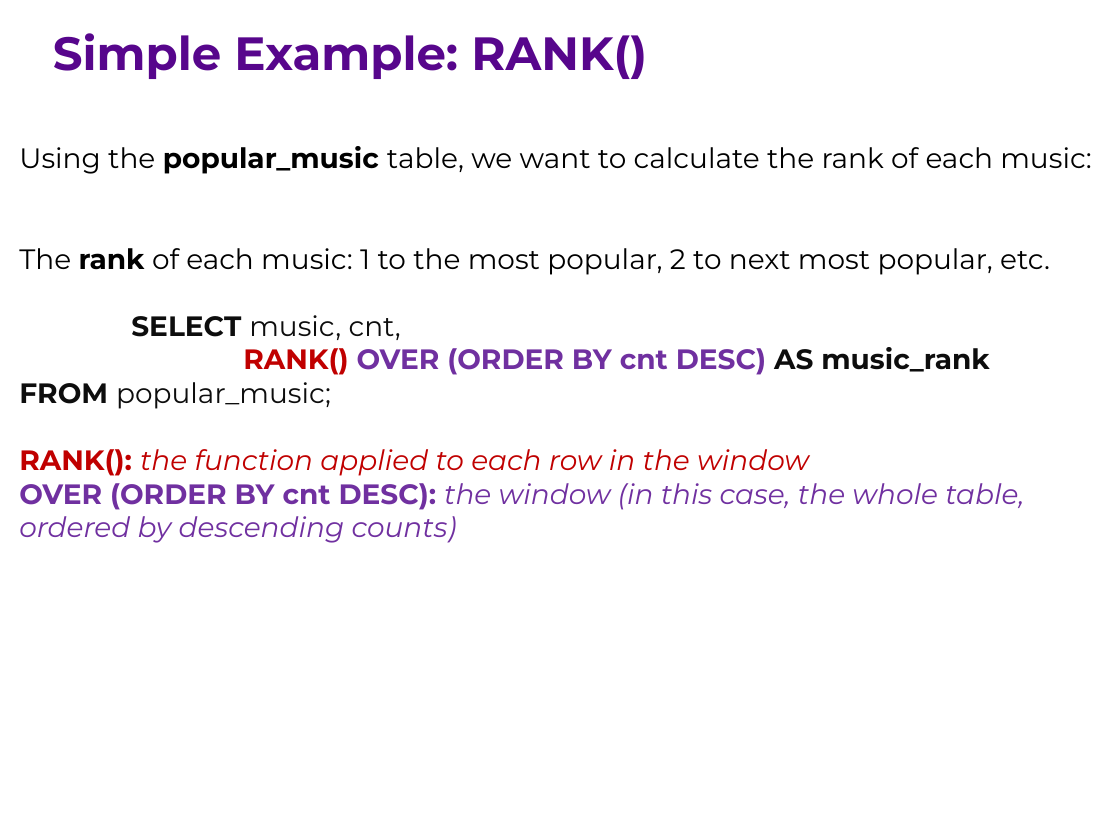
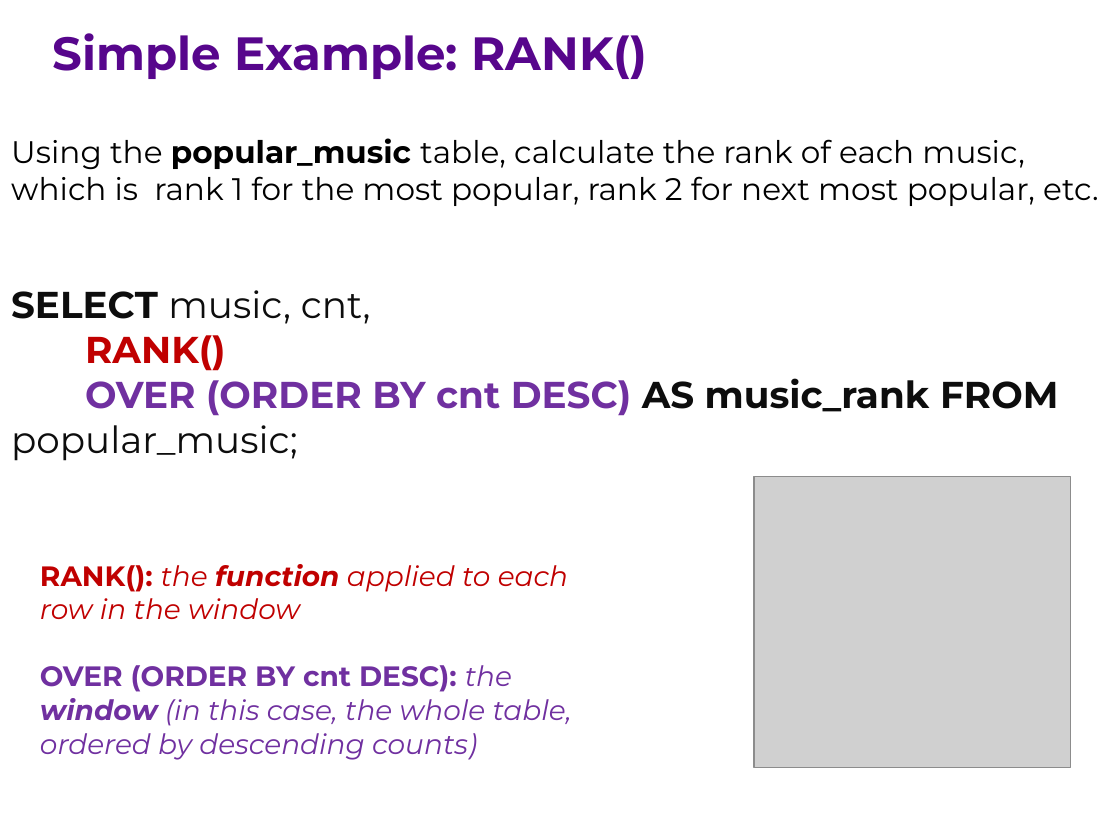
Before and after one commit to ipeirotis/introduction-to-databases, a slide deck: slide 5 of session7/G-Window_queries.pptx (slide 6 before the commit). Drawn at 1120x840 pixels with LibreOffice and Linux fonts; fonts in the diff are those of the drawing; grey boxes stand for pictures. Boxes give left, top, right and bottom in pixels: in the first picture for what was removed or moved away, otherwise in the second. Text is boxed around its words. In the diff, an @@ line names an element or a change of style, - is before the commit and + after.

```diff
--- a/session7/G-Window_queries.pptx
+++ b/session7/G-Window_queries.pptx
@@ text "Using the popular_music table, calculate ...": place and size @@
-text "Using the popular_music table, calculate ..." at [19,146,1092,543]
+text "Using the popular_music table, calculate ..." at [11,138,1099,461]
@@ text at [11,138,1099,206]: text changed; size 18 to 20 pt @@
-Using the popular_music table, we want to calculate the rank of each music:
-The rank of each music: 1 to the most popular, 2 to next most popular, etc.
+Using the popular_music table, calculate the rank of each music, which is rank 1 for the most popular, rank 2 for next most popular, etc.
@@ text at [11,290,1058,461]: size 18 to 24 pt in "SELECT music, cnt,", "RANK() OVER (ORDER BY cnt DESC) AS ..." @@
@@ text at [19,449,1024,543]: paragraphs removed @@
-RANK(): the function applied to each row in the window
-OVER (ORDER BY cnt DESC): the window (in this case, the whole table, ordered by descending counts)
@@ picture added at [754,477,1070,768] @@
@@ text added at [40,564,572,760], 18 pt, text #7030A0, italic @@
+RANK(): the function applied to each row in the window
+OVER (ORDER BY cnt DESC): the window (in this case, the whole table, ordered by descending counts)
```
Also in this commit, not shown: 6 other slides changed, 9 slides added, 2 slides removed.
